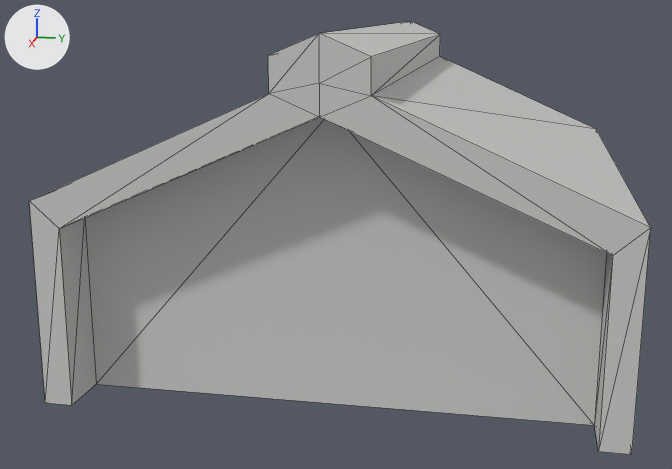
The Blender file Demo/Resources/Models/WarehouseTypeH.blend: old version first, new version second.
Before and after are seen from a 50 mm lens placed at (53.9, 8.3, 18.8), pointed at (1.3, -2.2, 5.6). Lighting does not change. The marker at upper left points along +X, +Y and +Z. Mesh edges are drawn as thin lines.

Objects in the first picture: '""Cube""'.
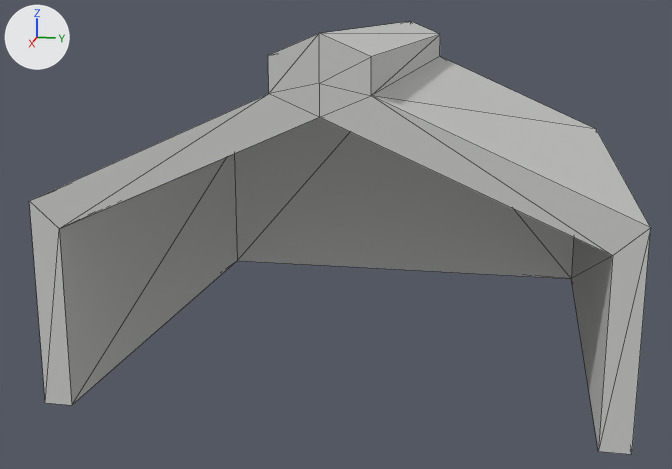
Boxes (x1, y1, x2, y2) around the edits, measured in the pictures (672 x 469 px; the box of a moved part takes in the faces that stretch with it):
part 1 of me_cube, moved or reshaped: (70, 117, 613, 430) in both

What the commit changed:
me_cube has 40 vertices, 76 faces and spans x -1.3..1.3, y -0.5..0.5, z -11.7..11.7.
me_cube is used by ob_cube; location (0.0, 0.0, 8.93); rotation (0.0, 0.0, 4.712), in degrees (0, 0, 270); scale (10.3, 32.7, 0.75).
Before the commit, vertices of me_cube: 20 (1.2, 0.4, -0.1) at pixel (84, 216), 21 (1.2, 0.4, -11.7) at pixel (96, 384), 22 (-1.2, 0.4, -0.1), 23 (-1.2, 0.4, -11.7) at pixel (594, 425), 24 (0.0, 0.4, 7.1).
Part 1, on me_cube:
Vertices 20 to 24 of me_cube move by (0.0, -0.7, 0.0).
